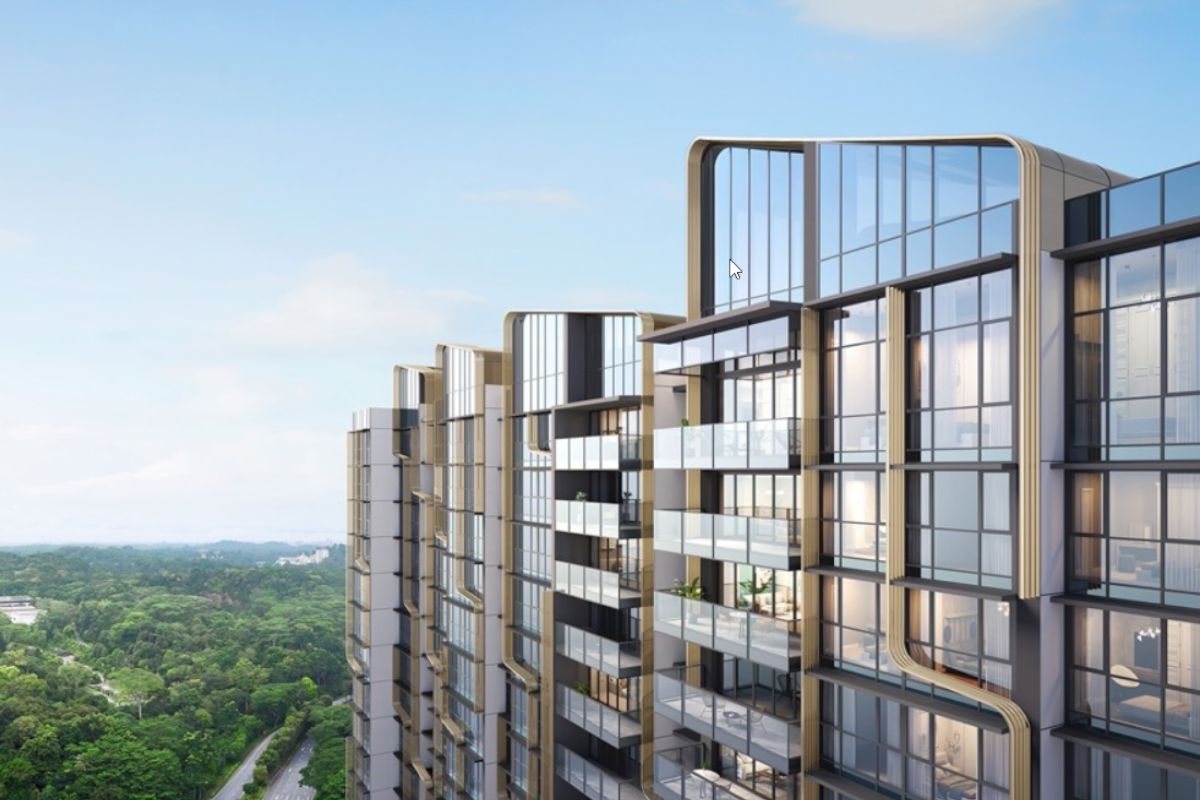
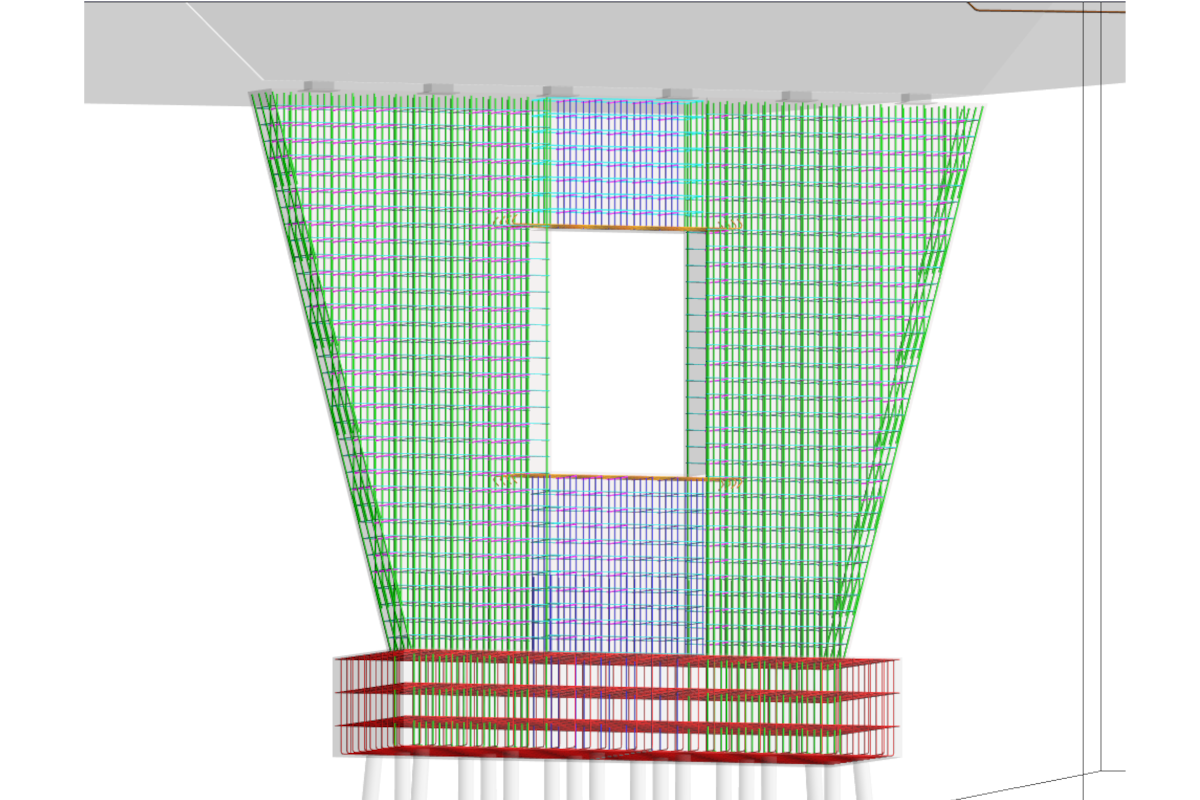
Two versions of the same layered image (1200px x 800px). Layer-by-layer changes:
painted on "Pasted Layer" over box(0, 0, 1200, 800)
